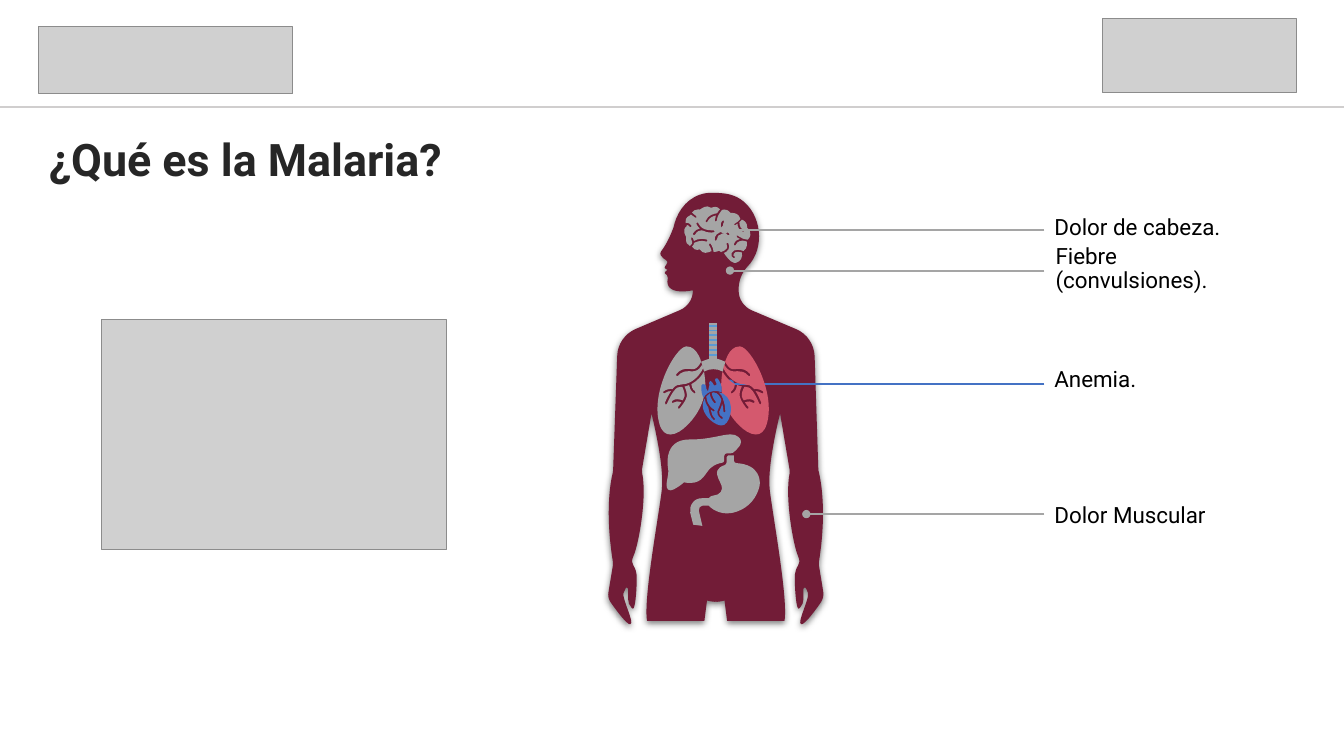
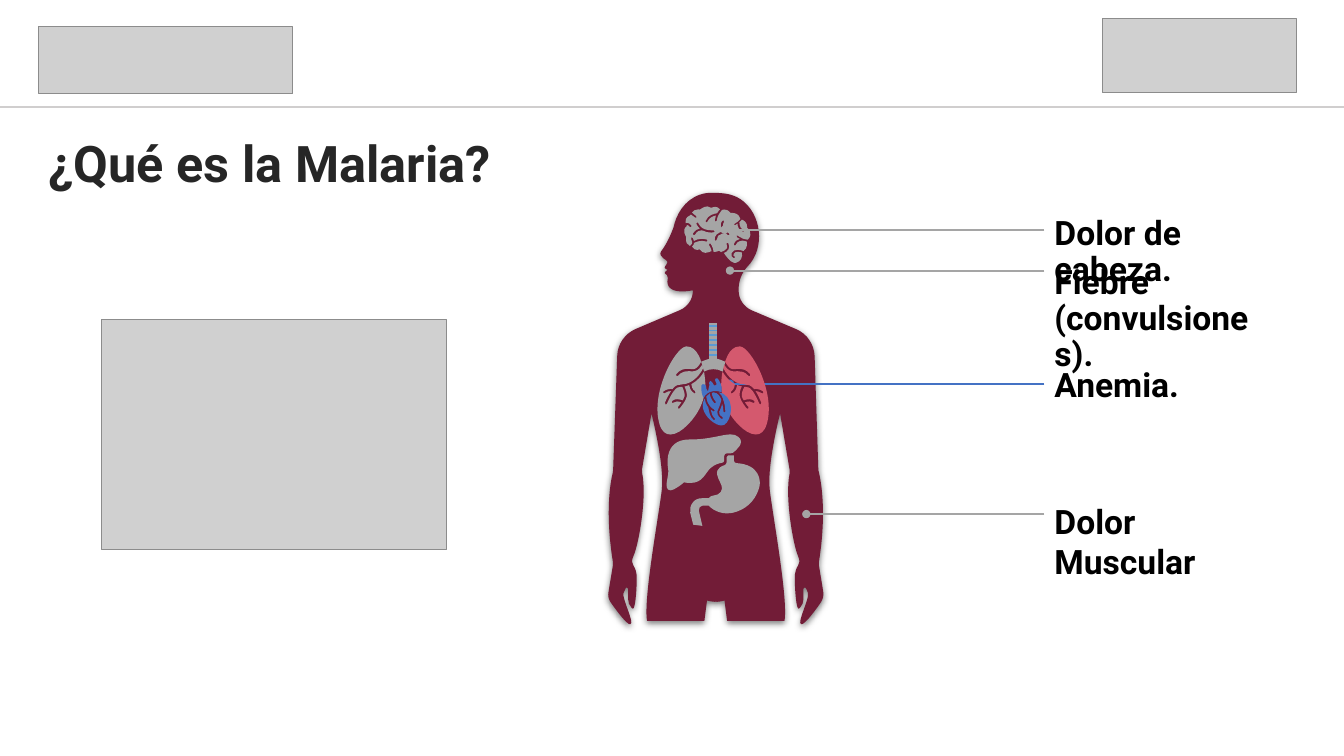
Before and after one commit to MalariaModels/SP1, a slide deck: slide 3 of PosterPresentation.pptx. Drawn at 1344x756 pixels with LibreOffice and Linux fonts; fonts in the diff are those of the drawing; grey boxes stand for pictures. Boxes give left, top, right and bottom in pixels: in the first picture for what was removed or moved away, otherwise in the second. Text is boxed around its words. In the diff, an @@ line names an element or a change of style, - is before the commit and + after.

```diff
--- a/PosterPresentation.pptx
+++ b/PosterPresentation.pptx
@@ text "¿Qué es la Malaria?" at box(49, 144, 490, 192): size 32 to 36 pt @@
@@ size 16 to 24 pt, bold on in 4 elements at box(1054, 366, 1179, 398), box(1054, 508, 1195, 575), box(1054, 263, 1148, 302), box(1054, 219, 1181, 289) @@
@@ text "Fiebre (convulsiones).": place and size @@
-text "Fiebre (convulsiones)." at box(1056, 247, 1208, 293)
+text "Fiebre (convulsiones)." at box(1054, 263, 1148, 302)
```
Also in this commit, not shown: 7 other slides changed, 1 other file.
